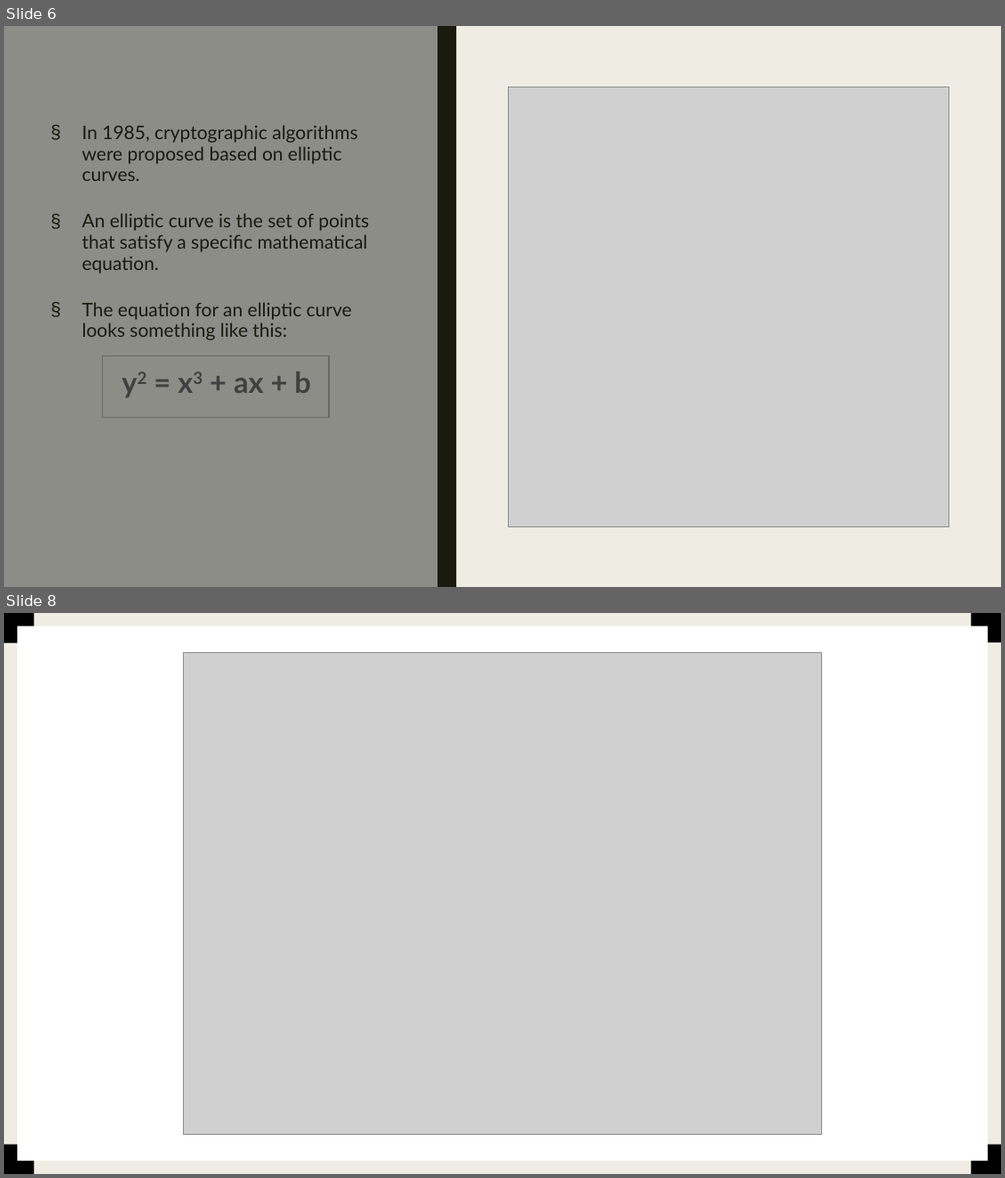
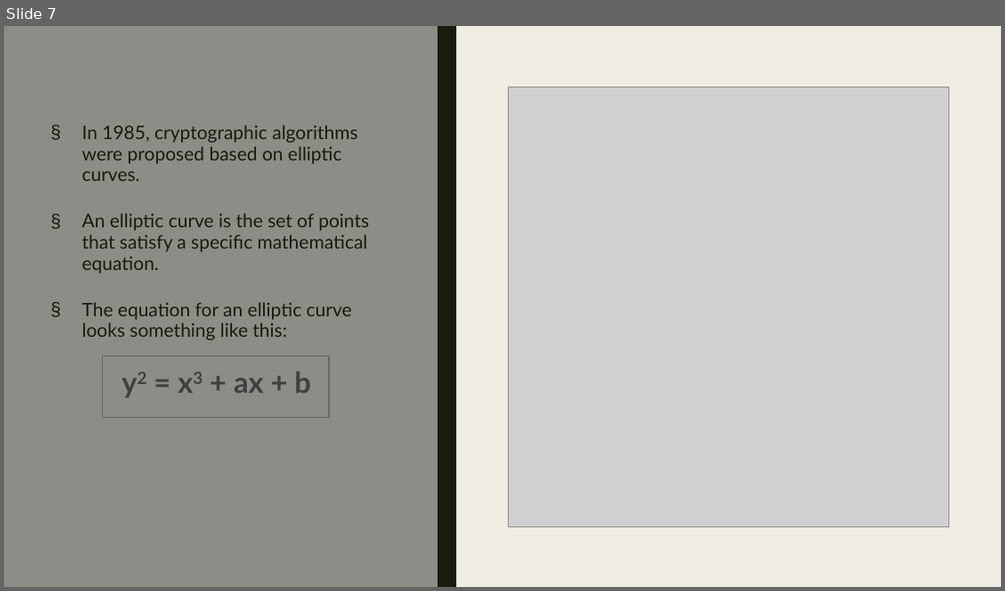
Before and after one commit to Jaidev810/ECC-Cipher, a slide deck: Ecc Cipher.pptx. Shown one above the other, each under a label of ours: slides 6 and 8 before the commit, slide 7 after it; the slides between them are not shown. The pictures are 1005x1178 and 1005x591 pixels, drawn with LibreOffice and Linux fonts; fonts in the diff are those of the drawing; grey boxes stand for pictures. Boxes give left, top, right and bottom in pixels: in the first picture for what was removed or moved away, otherwise in the second. Text is boxed around its words. In the diff, an @@ line names an element or a change of style, - is before the commit and + after.

```diff
--- a/Ecc Cipher.pptx
+++ b/Ecc Cipher.pptx
@@ slide 8 removed at box(4, 613, 1001, 1174), background #EFEDE3 @@
@@ rectangle removed at box(4, 613, 1001, 1174) @@
@@ rectangle removed at box(4, 613, 34, 643) @@
@@ rectangle removed at box(17, 625, 988, 1160) @@
@@ rectangle removed at box(43, 613, 62, 1174) @@
@@ rectangle removed at box(971, 613, 1001, 642) @@
@@ picture removed at box(184, 653, 821, 1135) @@
@@ rectangle removed at box(4, 1144, 34, 1174) @@
@@ rectangle removed at box(971, 1144, 1001, 1174) @@
@@ what was slide 6 is now slide 7 @@
```
Also in this commit, not shown: 1 slide changed, 7 slides added, 1 other slide removed.
